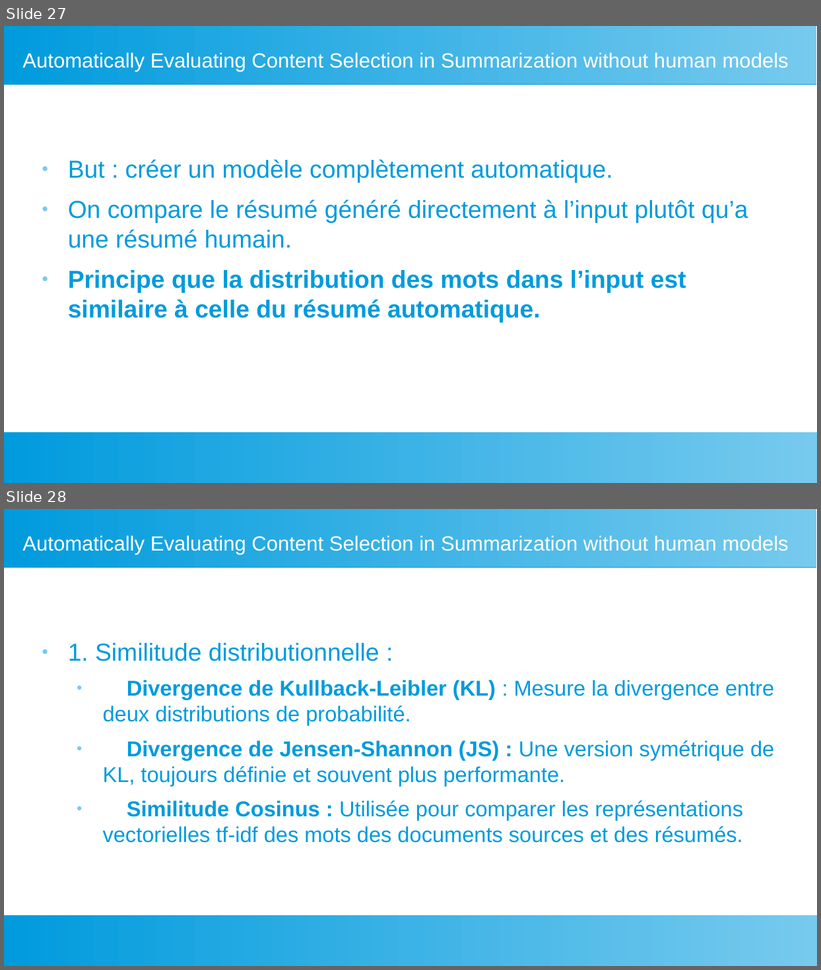
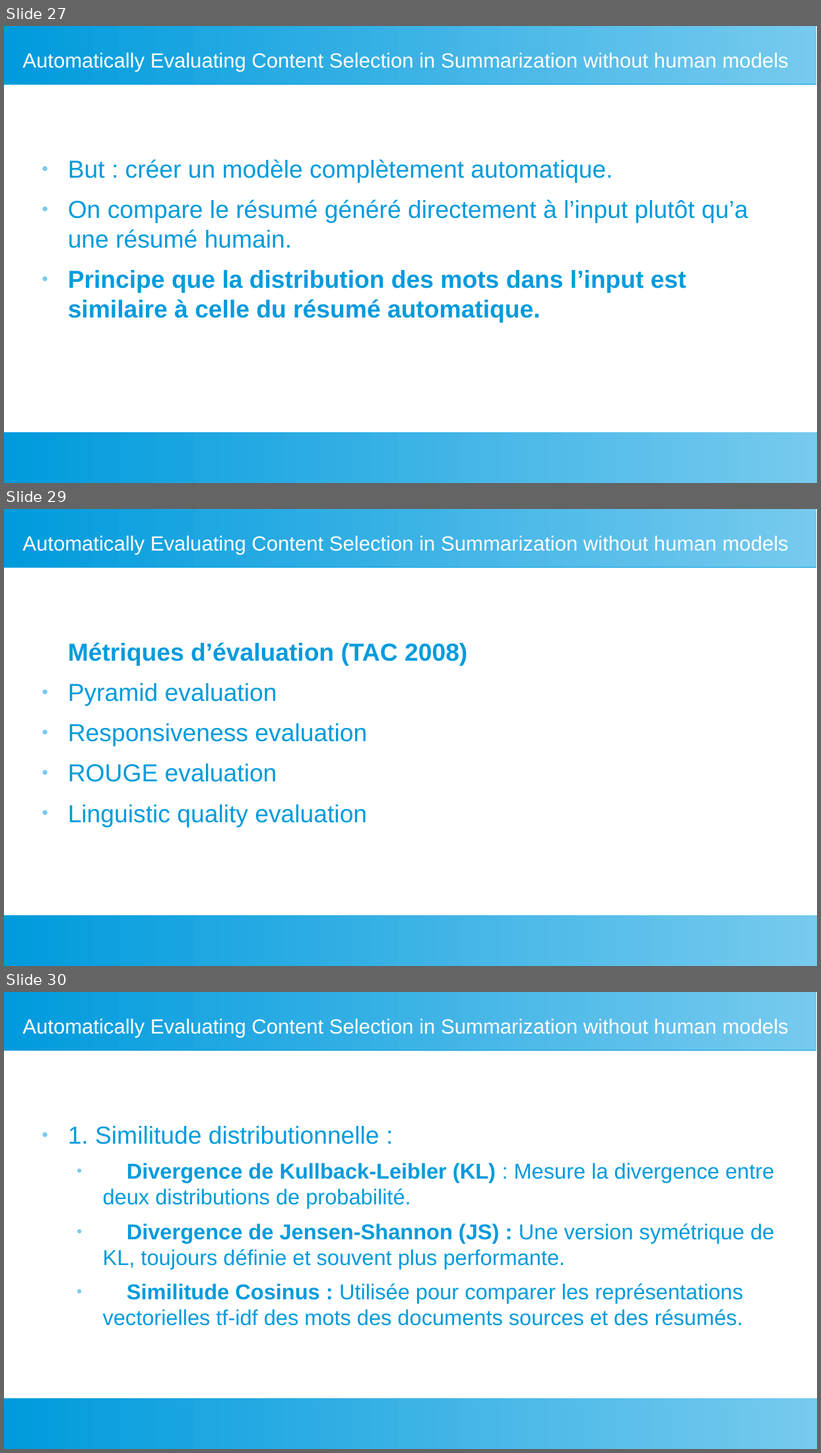
Before and after one commit to fannybachey/stage_2024, a slide deck: presentation/presentation_2.odp. Shown one above the other, each under a label of ours: slides 27 and 28 before the commit, slides 27, 29 and 30 after it; the slides between them are not shown. The pictures are 821x970 and 821x1453 pixels, drawn with LibreOffice and Linux fonts; fonts in the diff are those of the drawing. Boxes give left, top, right and bottom in pixels: in the first picture for what was removed or moved away, otherwise in the second. Text is boxed around its words. In the diff, an @@ line names an element or a change of style, - is before the commit and + after.

```diff
--- a/presentation/presentation_2.odp
+++ b/presentation/presentation_2.odp
@@ slide 29 added at bbox=[4, 509, 817, 966], background #FFFFFF; not listed: 2 template elements that a slide beside it also shows @@
@@ title added at bbox=[22, 535, 789, 555], 20 pt, text #FFFFFF @@
+Automatically Evaluating Content Selection in Summarization without human models
@@ text added at bbox=[68, 642, 467, 827], 24 pt, text #009BDD @@
+Métriques d’évaluation (TAC 2008)
+● Pyramid evaluation
+● Responsiveness evaluation
+● ROUGE evaluation
+● Linguistic quality evaluation
@@ what was slide 28 is now slide 30 @@
```
Also in this commit, not shown: 5 slides changed, 3 other slides added.
